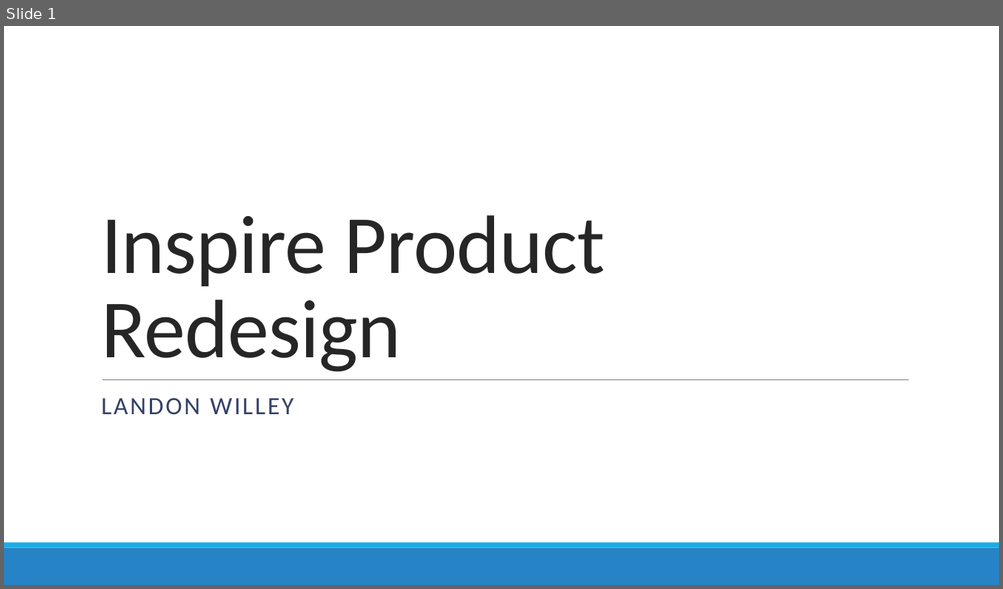
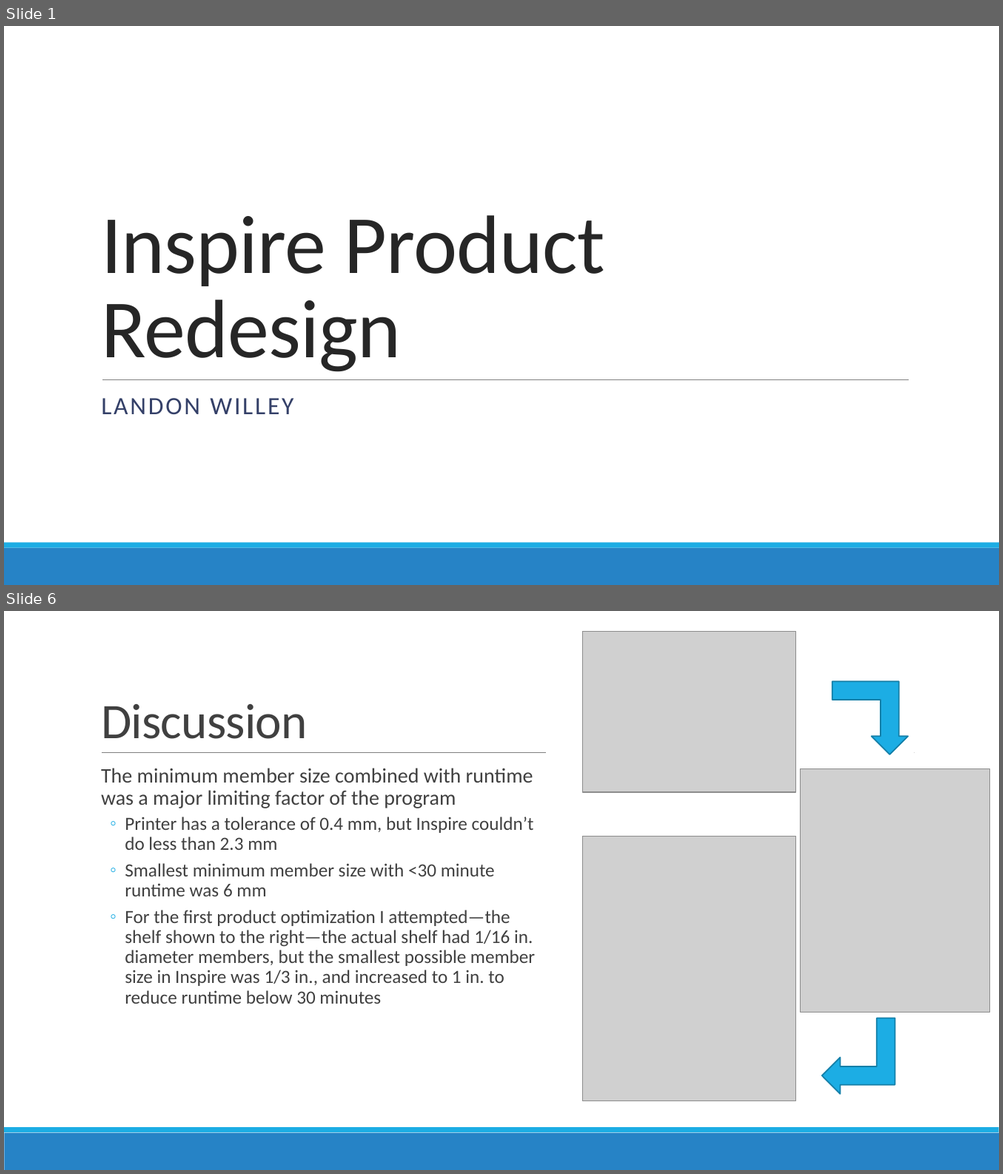
Before and after one commit to BYU-ME-578/hw7-2019-lcwilley, a slide deck: presentation.pptx. Shown one above the other, each under a label of ours: slide 1 before the commit, slides 1 and 6 after it; the slides between them are not shown. The pictures are 1003x589 and 1003x1174 pixels, drawn with LibreOffice and Linux fonts; fonts in the diff are those of the drawing; grey boxes stand for pictures. Boxes give left, top, right and bottom in pixels: in the first picture for what was removed or moved away, otherwise in the second. Text is boxed around its words. In the diff, an @@ line names an element or a change of style, - is before the commit and + after.

```diff
--- a/presentation.pptx
+++ b/presentation.pptx
@@ slide 6 added at (x1=4, y1=611, x2=999, y2=1170), background #FFFFFF; not listed: 2 template elements that a slide beside it also shows @@
@@ picture added at (x1=582, y1=631, x2=796, y2=792) @@
@@ rectangle added at (x1=546, y1=694, x2=914, y2=793), fill #FFFFFF @@
@@ bent up arrow added at (x1=832, y1=682, x2=908, y2=755), fill #1CADE4, outline #1580A9 1.25 pt @@
@@ title added at (x1=101, y1=704, x2=307, y2=739), 48 pt, text #404040 @@
+Discussion
@@ line added from (102, 753) to (915, 753), #808080 0.5 pt @@
@@ text added at (x1=101, y1=768, x2=535, y2=1004), 18 pt, text #404040 @@
+  The minimum member size combined with runtime was a major limiting factor of the program
+  ◦ Printer has a tolerance of 0.4 mm, but Inspire couldn’t do less than 2.3 mm
+  ◦ Smallest minimum member size with <30 minute runtime was 6 mm
+  ◦ For the first product optimization I attempted—the shelf shown to the right—the actual shelf had 1/16 in. diameter members, but the smallest possible member size in Inspire was 1/3 in., and increased to 1 in. to reduce runtime below 30 minutes
@@ picture added at (x1=800, y1=769, x2=990, y2=1012) @@
@@ picture added at (x1=582, y1=836, x2=796, y2=1101) @@
@@ bent up arrow added at (x1=822, y1=1019, x2=895, y2=1094), fill #1CADE4, outline #1580A9 1.25 pt @@
```
Also in this commit, not shown: 4 slides changed, 2 other slides added, 1 slide removed, 1 other file.
